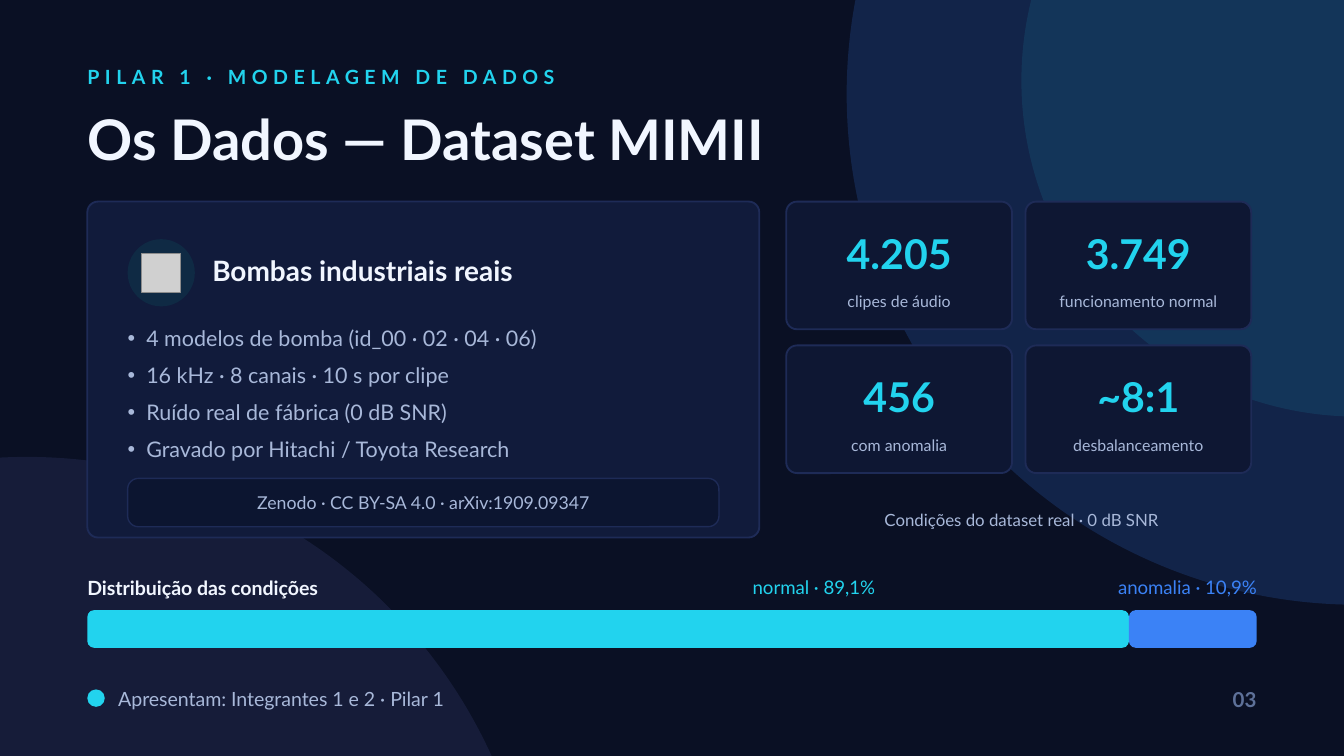
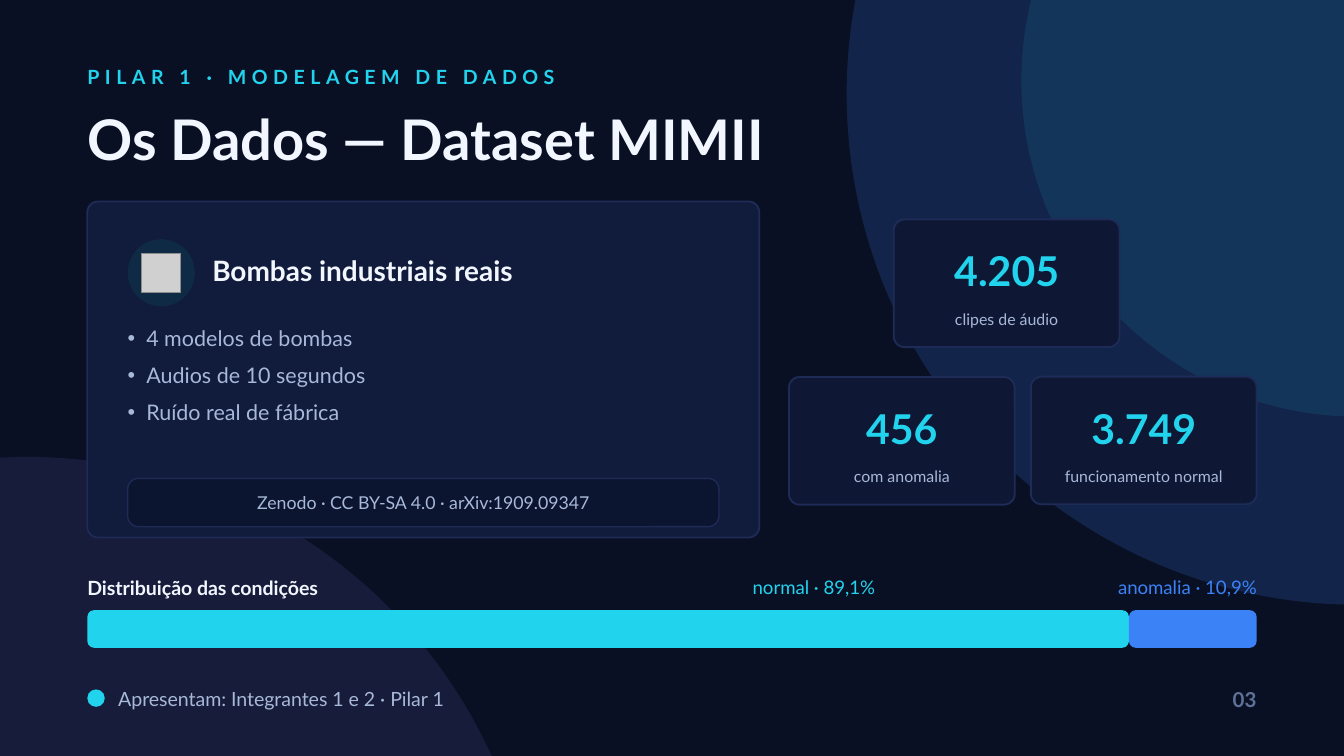
Before and after one commit to guialvesmartins/trabalho-ifg-modulo-2, a slide deck: slide 3 of report/apresentacao.pptx. Drawn at 1344x756 pixels with LibreOffice and Linux fonts; fonts in the diff are those of the drawing; grey boxes stand for pictures. Boxes give left, top, right and bottom in pixels: in the first picture for what was removed or moved away, otherwise in the second. Text is boxed around its words. In the diff, an @@ line names an element or a change of style, - is before the commit and + after.

```diff
--- a/report/apresentacao.pptx
+++ b/report/apresentacao.pptx
@@ rounded rectangle: place and size @@
-rounded rectangle at [786,202,1012,329]
+rounded rectangle at [894,219,1120,347]
@@ text "4.205": place and size @@
-text "4.205" at [847,239,952,270]
+text "4.205" at [954,256,1059,287]
@@ text "clipes de áudio": place and size @@
-text "clipes de áudio" at [847,295,951,310]
+text "clipes de áudio" at [955,313,1059,328]
@@ text at [146,330,365,420]: text changed @@
-• 4 modelos de bomba (id_00 · 02 · 04 · 06)
-• 16 kHz · 8 canais · 10 s por clipe
-• Ruído real de fábrica (0 dB SNR)
-• Gravado por Hitachi / Toyota Research
+• 4 modelos de bombas
+• Audios de 10 segundos
+• Ruído real de fábrica
@@ rounded rectangle removed at [1025,345,1251,473] @@
@@ rounded rectangle: place and size @@
-rounded rectangle at [786,345,1012,473]
+rounded rectangle at [789,378,1015,505]
@@ 2 texts, 1 rounded rectangle: place and size @@
-2 texts, 1 rounded rectangle at [1025,202,1251,329]
+2 texts, 1 rounded rectangle at [1031,376,1257,504]
@@ text removed at [1097,382,1179,413] @@
-~8:1
@@ text "456": place and size @@
-text "456" at [863,382,934,413]
+text "456" at [866,414,937,445]
@@ text removed at [1073,439,1203,451] @@
-desbalanceamento
@@ text "com anomalia": place and size @@
-text "com anomalia" at [851,439,947,451]
+text "com anomalia" at [854,470,949,482]
@@ text removed at [884,513,1159,529] @@
-Condições do dataset real · 0 dB SNR
```
Also in this commit, not shown: 1 other slide changed, 4 other files.
